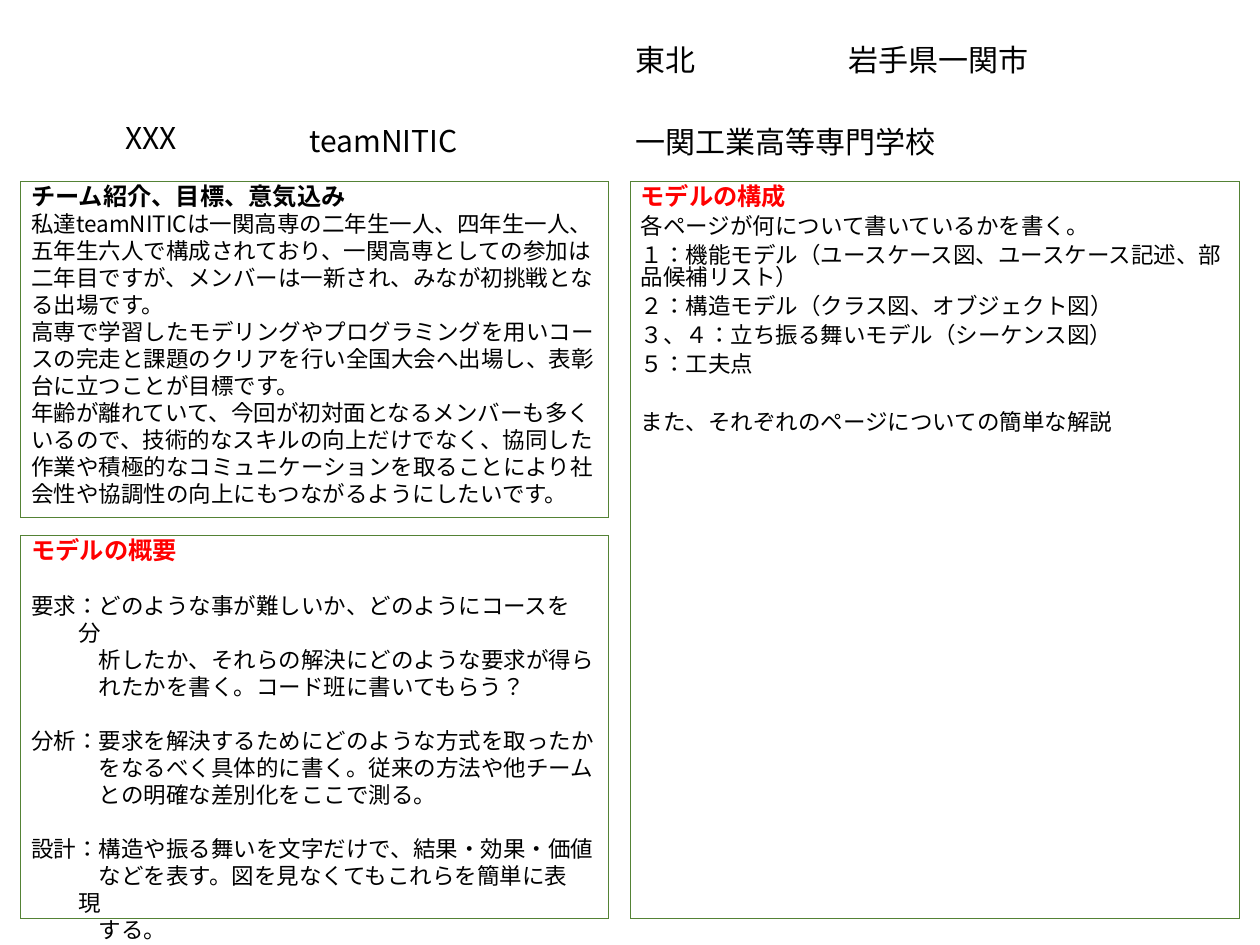
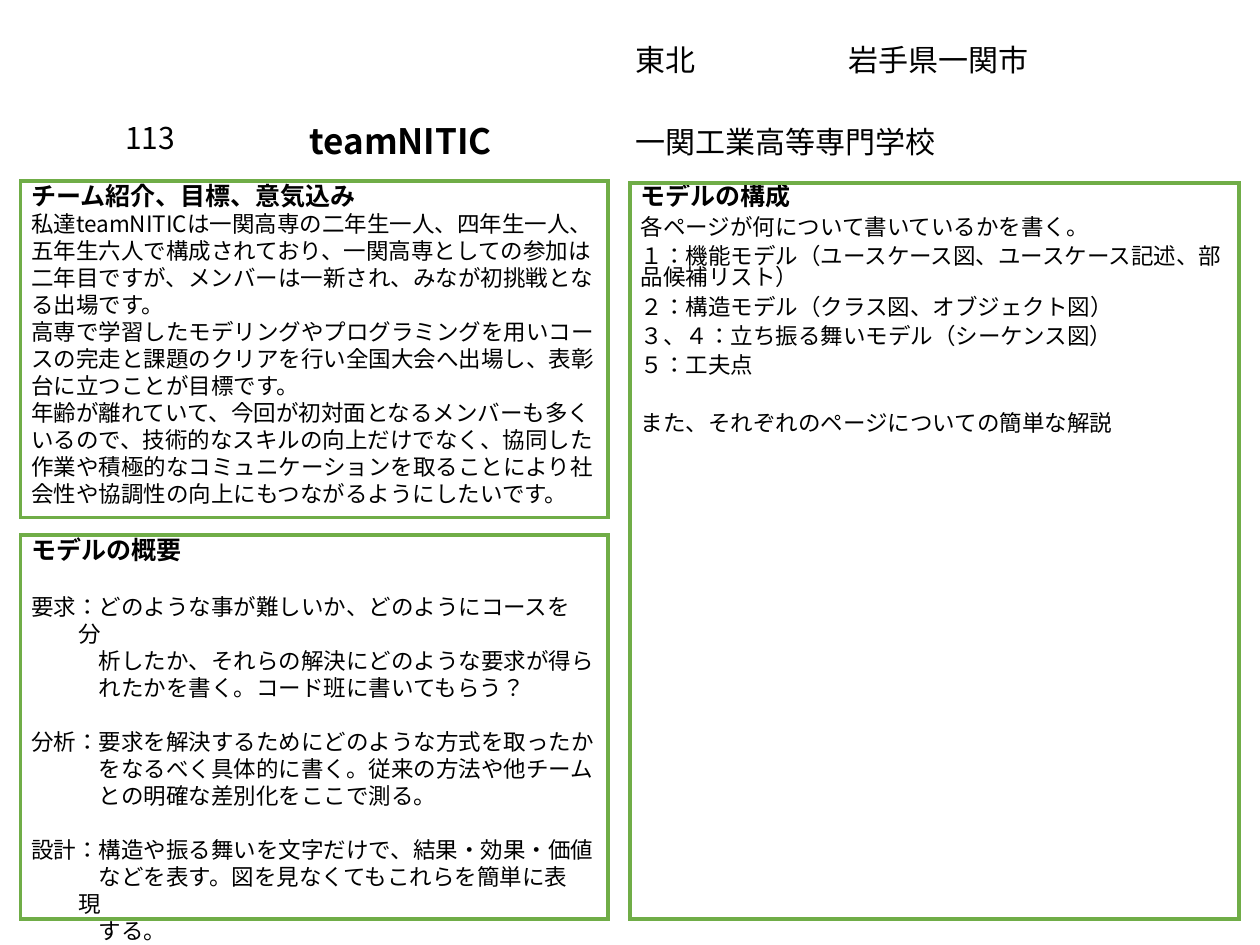
Before and after one commit to akita-lab-2019/model, a slide deck: slide 1 of model_file_template_primary.pptx. Drawn at 1260x945 pixels with LibreOffice and Linux fonts; fonts in the diff are those of the drawing; background and template pictures are left out. Boxes give left, top, right and bottom in pixels: in the first picture for what was removed or moved away, otherwise in the second. Text is boxed around its words. In the diff, an @@ line names an element or a change of style, - is before the commit and + after.

```diff
--- a/model_file_template_primary.pptx
+++ b/model_file_template_primary.pptx
@@ text "teamNITIC" at <box>310,127,492,155</box>: size 24 to 28 pt, bold on @@
@@ text at <box>125,126,175,150</box>: text changed @@
-XXX
+113
@@ rectangle added at <box>21,181,608,518</box>, outline #70AD47 3 pt @@
@@ text in rectangle at <box>31,180,356,208</box>: size 19.5 to 20 pt in "チーム紹介、目標、意気込み" @@
@@ rectangle added at <box>630,184,1238,920</box>, outline #70AD47 3 pt @@
@@ text in rectangle at <box>641,181,791,208</box>: size 19.5 to 20 pt, text colour #FF0000 to #000000 in "モデルの構成" @@
@@ rectangle added at <box>21,536,608,920</box>, outline #70AD47 3 pt @@
@@ text in rectangle at <box>31,534,181,562</box>: size 19.5 to 20 pt, text colour #FF0000 to #000000 in "モデルの概要" @@
```
Also in this commit, not shown: 2 other slides changed, 1 slide added.
